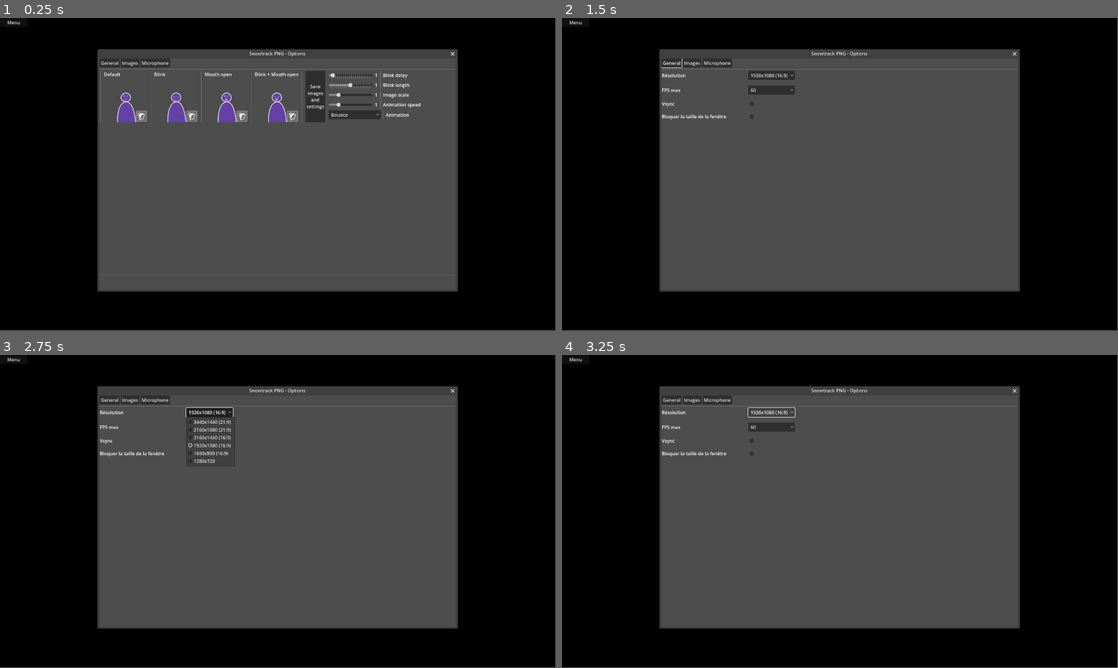
Above: before the commit, frames 1-4 (two rows, left to right).
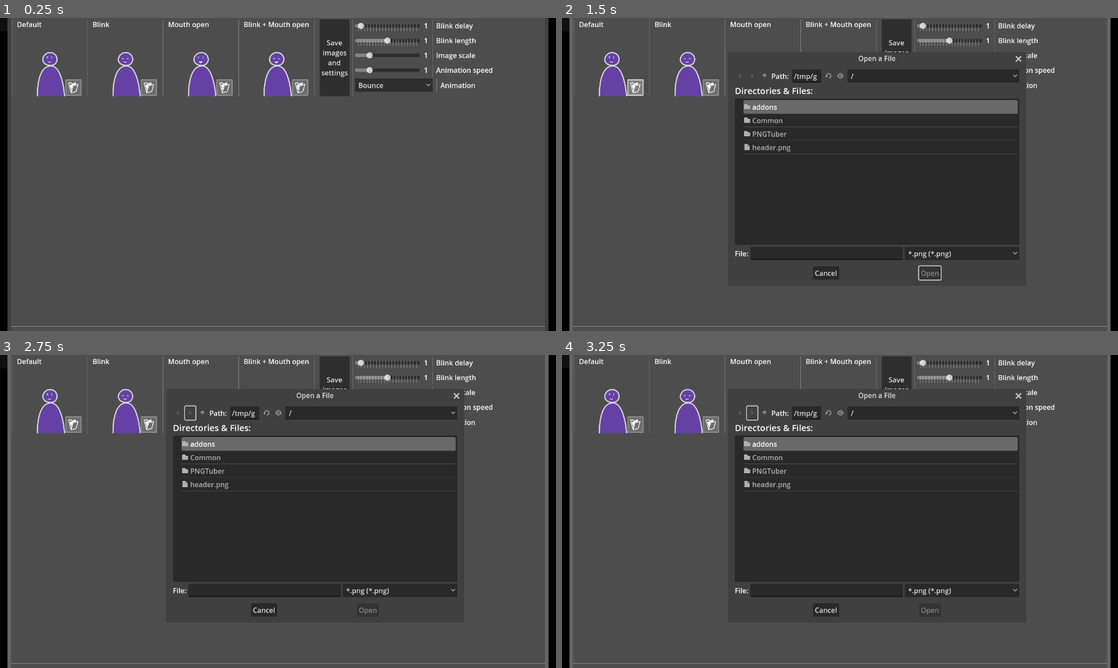
Above: after the commit, the same moments.

Repository: Laporteusedegateaux/Snowtrack-Vtuber-App
Game: Godot game, scene res://PNGTuber/PNGTuber.tscn
The game is run twice, just before and just after one commit, with the same random seed, the same clock (stepped at 60 frames per second) and the same inputs.
Inputs (mouse positions are in pixels of both pictures, inside the frame that each line leads up to):
- Up to frame 1 (0.25 s): no input
- Up to frame 2 (1.5 s): click (673, 61) at 0.5 s, where only the run before the commit has a clickable "General"; click (634, 86) at 1.27 s
- Up to frame 3 (2.75 s): click (189, 414) at 2.02 s
- Up to frame 4 (3.25 s): click (751, 414) at 2.77 s
In our replay, the window is 799x449 before the commit and 800x450 after it. These sizes can differ from the game's own. Grey fills any space a smaller window leaves; there, only what the larger window draws over its background counts as a difference.

The runs differ from the first frame. In frame 1, 53% of the frame differs, in the area x 0-100%, y 0-100%; in frame 2, 76%; in frame 3, 76%; in frame 4, 76%.

Commit message:
Add random blink
Add the possibility to add a random delay to the blink

Diff:
--- a/PNGTuber/Scripts/PNGTuberHandler.gd
+++ b/PNGTuber/Scripts/PNGTuberHandler.gd
@@ -5,6 +5,7 @@
 var multiplier := 1
 
 var time_to_blink : float
+var blink_random : float
 var blink_length : float
 var time_between_blinks : int
 
@@ -146,7 +147,7 @@
 func _on_blink_timer_timeout():
 	if blinking == true : # Timer for blinking ended, so we go back to open eyes
 		$BlinkTimer.stop()
-		$BlinkTimer.start(time_to_blink)
+		$BlinkTimer.start(time_to_blink + randf_range(0, blink_random))
 		#print("finished blinking")
 		blinking = false
 	else : # We should blink as the timer just ended
@@ -162,6 +163,10 @@
 	$UI/SettingsWindow/Menus/Images/VBoxContainer/ScrollContainer/ImageFullContainer/ImageOptions/BlinkDelayContainer/BlinkDelayAmount.text = str(value)
 	SaveData.save_data["BlinkDelay"] = value
 
+func _on_blink_random_value_changed(value):
+	blink_random = value
+	$UI/SettingsWindow/Menus/Images/VBoxContainer/ScrollContainer/ImageFullContainer/ImageOptions/BlinkRandomContainer/BlinkRandonAmount.text = str(value)
+	SaveData.save_data["BlinkRandom"] = value
 
 func _on_blink_length_value_changed(value):
 	blink_length = value
--- a/PNGTuber/Scripts/UI_PNG.gd
+++ b/PNGTuber/Scripts/UI_PNG.gd
@@ -125,6 +125,8 @@
 		$SettingsWindow/Menus/Images/VBoxContainer/ScrollContainer/ImageFullContainer/ImageContainers/ExpressionDefaultContainer/BlinkMouthOpenContainer/Images/TextureRect.texture = data["BlinkMouthOpen"]
 	if data.has("BlinkDelay") and data["BlinkDelay"] :
 		$SettingsWindow/Menus/Images/VBoxContainer/ScrollContainer/ImageFullContainer/ImageOptions/BlinkDelayContainer/BlinkDelay.value = data["BlinkDelay"]
+	if data.has("BlinkRandom") and data["BlinkRandom"] :
+		$SettingsWindow/Menus/Images/VBoxContainer/ScrollContainer/ImageFullContainer/ImageOptions/BlinkRandomContainer/BlinkRandom.value = data["BlinkRandom"]
 	if data.has("BlinkLength") and data["BlinkLength"] :
 		$SettingsWindow/Menus/Images/VBoxContainer/ScrollContainer/ImageFullContainer/ImageOptions/BlinkLengthContainer/BlinkLength.value = data["BlinkLength"]
 	if data.has("ImageScale") and data["ImageScale"] :
--- a/project.godot
+++ b/project.godot
@@ -32,6 +32,8 @@
 window/size/viewport_width=1920
 window/size/viewport_height=1080
 window/size/transparent=true
+window/size/window_width_override=1280
+window/size/window_height_override=720
 window/subwindows/embed_subwindows=false
 window/stretch/aspect="keep_width"
 window/vsync/vsync_mode=0
